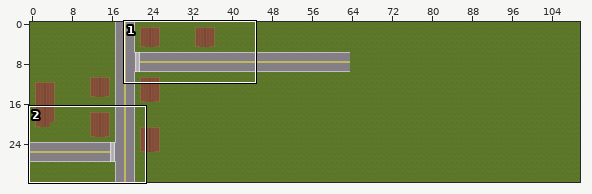
Tiled map, stored at RAW/ludMap37.tmx. Above: a wide view before the commit, with the close-up outlined.
Close-up. Before the edit:
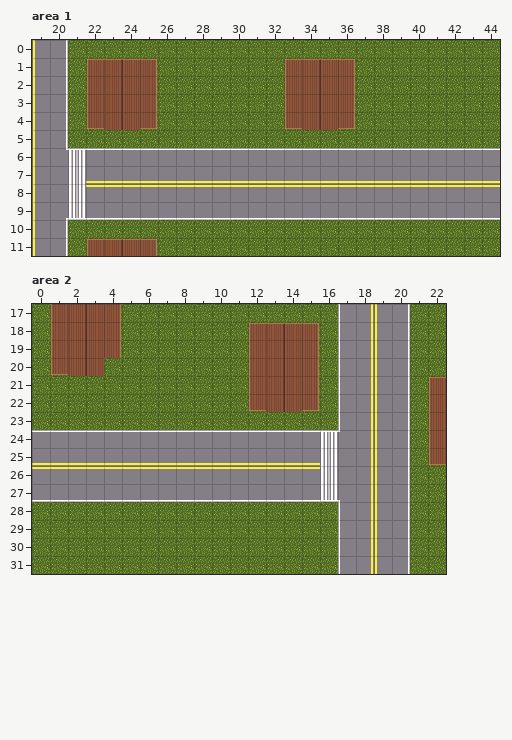
Cells are 32x32 px. Shown: area 1 x 19..44, y 0..11; area 2 x 0..22, y 17..31. The commit also changed other parts of the map, which this record leaves out.
The same view after the edit:
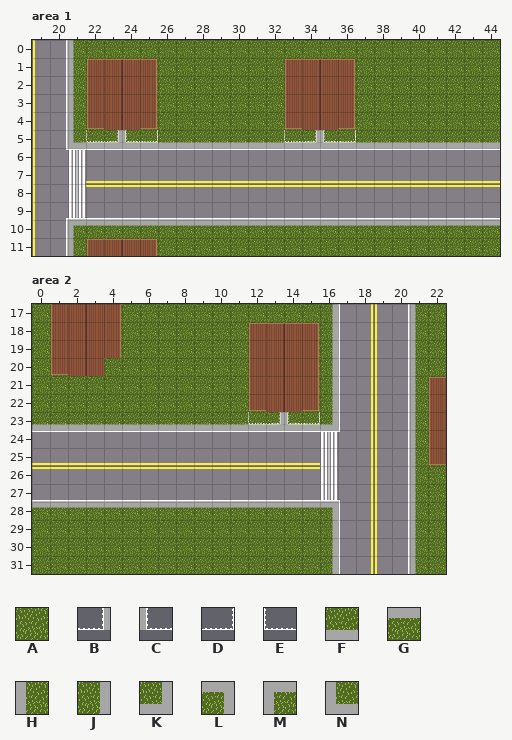
Key: from "Main Map": A 0, B 27, C 28, D 29, E 30; from "Sprite-0002-sheet": F 1, G 2, H 3, J 4, K 5, L 6, M 7, N 8.
_ is an empty cell.
Changes in this commit:
Layer "Ground", area 1:
Tile A gives way to tile F in row 5 at x 22 to 44.
Tile A gives way to tile G in row 10 at x 22 to 44.
Tile A gives way to tile H in rows 0 to 4 at x 21; in row 11 at x 21.
Tile A gives way to tile M in row 10 at x 21.
Tile A gives way to tile N in row 5 at x 21.
Layer "Objects", area 1:
The edit adds tile B in row 5 at x 23 and 34.
The edit adds tile C in row 5 at x 24 and 35.
The edit adds tile D in row 5 at x 25 and 36.
The edit adds tile E in row 5 at x 22 and 33.
Layer "Ground", area 2:
Tile A gives way to tile F in row 23 at x 0 to 15.
Tile A gives way to tile G in row 28 at x 0 to 15.
Tile A gives way to tile H in rows 17 to 31 at x 21.
Tile A gives way to tile J in rows 17 to 22 at x 16; in rows 29 to 31 at x 16.
Tile A gives way to tile K in row 23 at x 16.
Tile A gives way to tile L in row 28 at x 16.
Layer "Objects", area 2:
The edit adds tile B in row 23 at x 13.
The edit adds tile C in row 23 at x 14.
The edit adds tile D in row 23 at x 15.
The edit adds tile E in row 23 at x 12.
Where, in picture pixels (left, top, right, bottom), the same in both close-ups:
changed: (68, 40, 500, 148)
changed: (68, 220, 500, 256)
changed: (32, 304, 338, 430)
changed: (410, 304, 416, 574)
changed: (32, 502, 338, 574)
